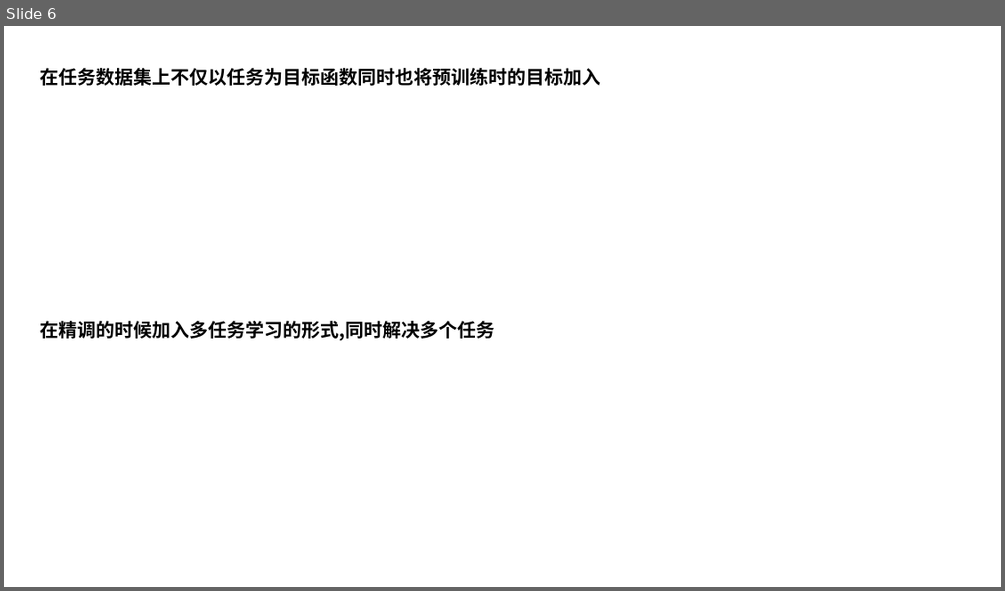
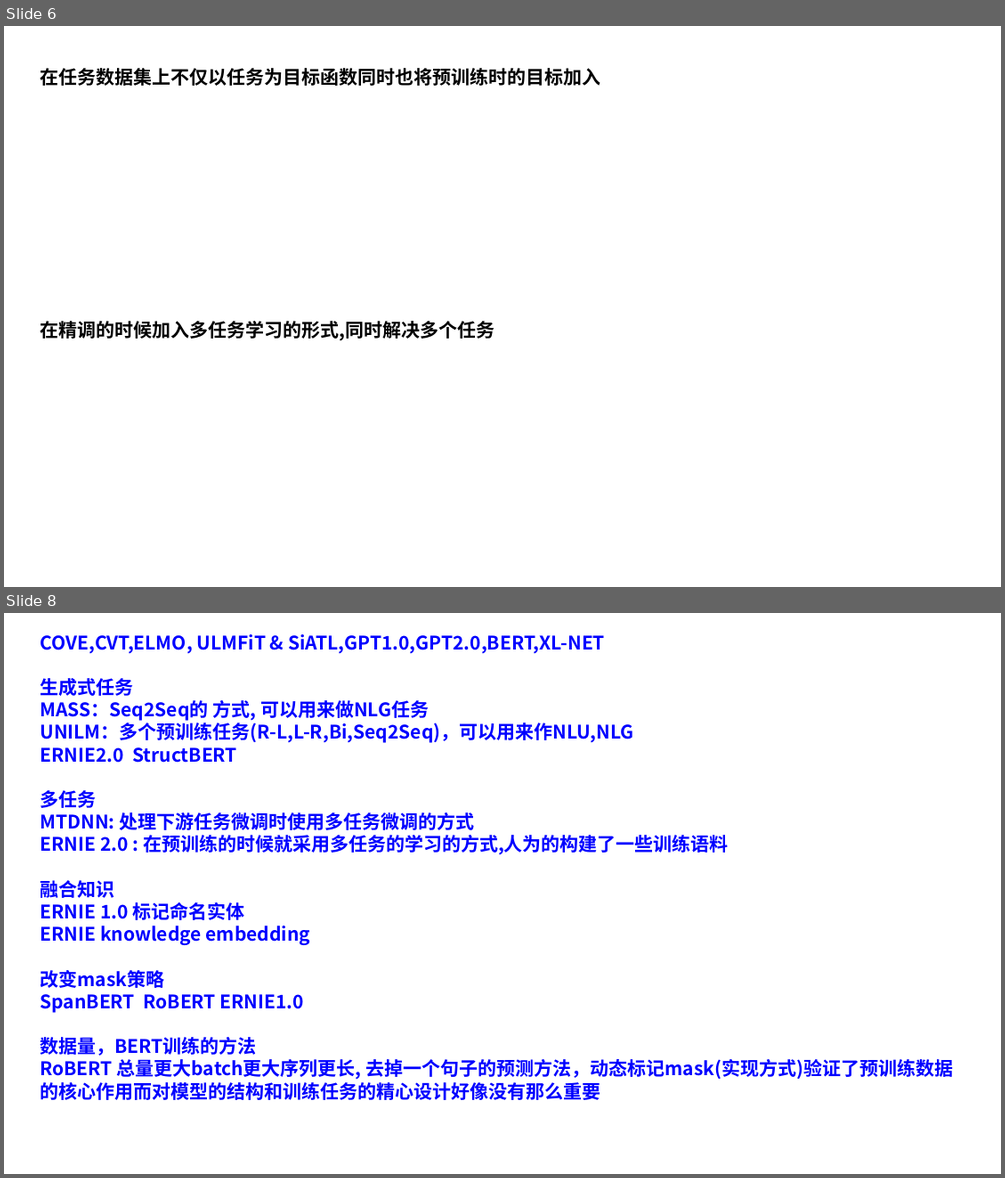
Before and after one commit to xiaojkql/Interview-Prepare, a slide deck: 预训练模型/summary.pptx. Shown one above the other, each under a label of ours: slide 6 before the commit, slides 6 and 8 after it; the slides between them are not shown. The pictures are 1005x591 and 1005x1178 pixels, drawn with LibreOffice and Linux fonts; fonts in the diff are those of the drawing. Boxes give left, top, right and bottom in pixels: in the first picture for what was removed or moved away, otherwise in the second. Text is boxed around its words. In the diff, an @@ line names an element or a change of style, - is before the commit and + after.

```diff
--- a/预训练模型/summary.pptx
+++ b/预训练模型/summary.pptx
@@ slide 8 added at (4,613,1001,1174), background #FFFFFF @@
@@ text added at (40,634,954,1100), 18 pt, text #0000FF, bold @@
+COVE,CVT,ELMO, ULMFiT & SiATL,GPT1.0,GPT2.0,BERT,XL-NET
+生成式任务
+MASS：Seq2Seq的 方式, 可以用来做NLG任务
+UNILM：多个预训练任务(R-L,L-R,Bi,Seq2Seq)，可以用来作NLU,NLG
+ERNIE2.0 StructBERT
+多任务
+MTDNN: 处理下游任务微调时使用多任务微调的方式
+ERNIE 2.0 : 在预训练的时候就采用多任务的学习的方式,人为的构建了一些训练语料
+融合知识
+ERNIE 1.0 标记命名实体
+ERNIE knowledge embedding
+改变mask策略
+SpanBERT RoBERT ERNIE1.0
+数据量，BERT训练的方法
+RoBERT 总量更大batch更大序列更长, 去掉一个句子的预测方法，动态标记mask(实现方式)验证了预训练数据的核心作用而对模型的结构和训练任务的精心设计好像没有那么重要
```
Also in this commit, not shown: 1 slide changed, 17 other slides added, 1 slide removed.
